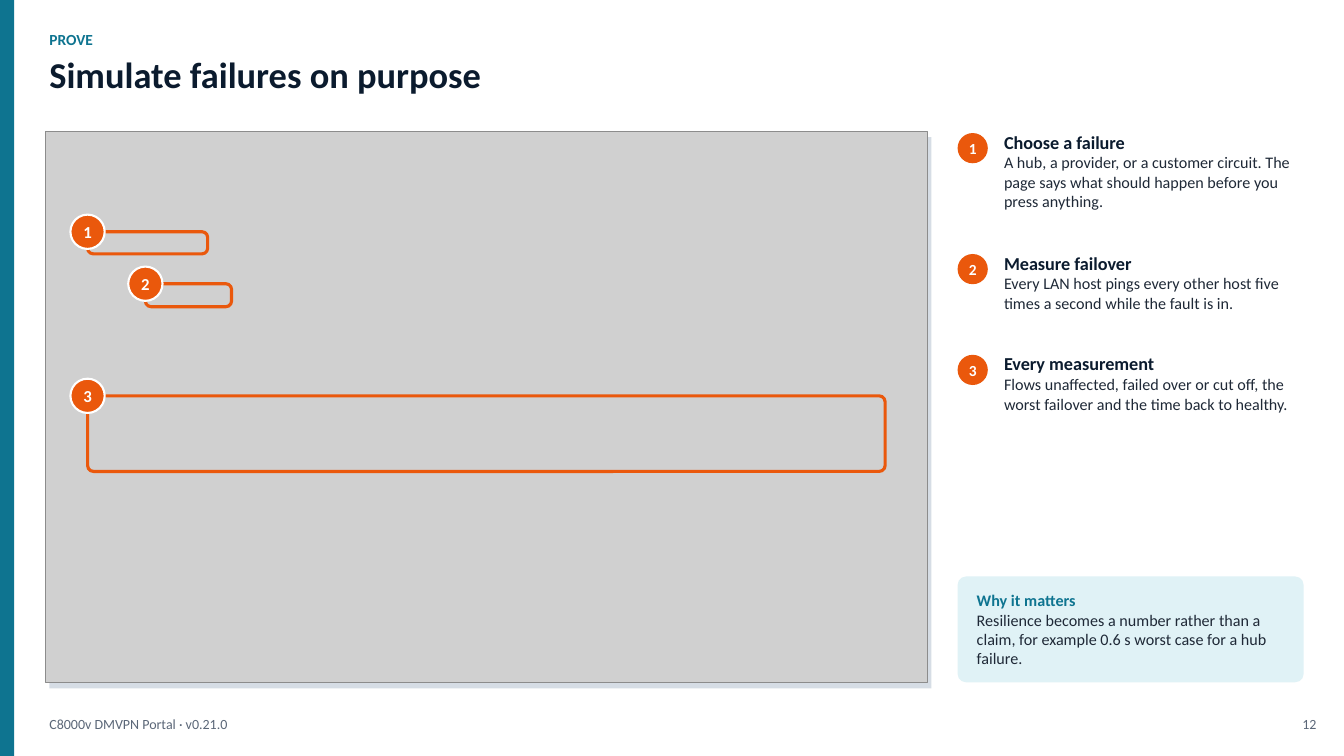
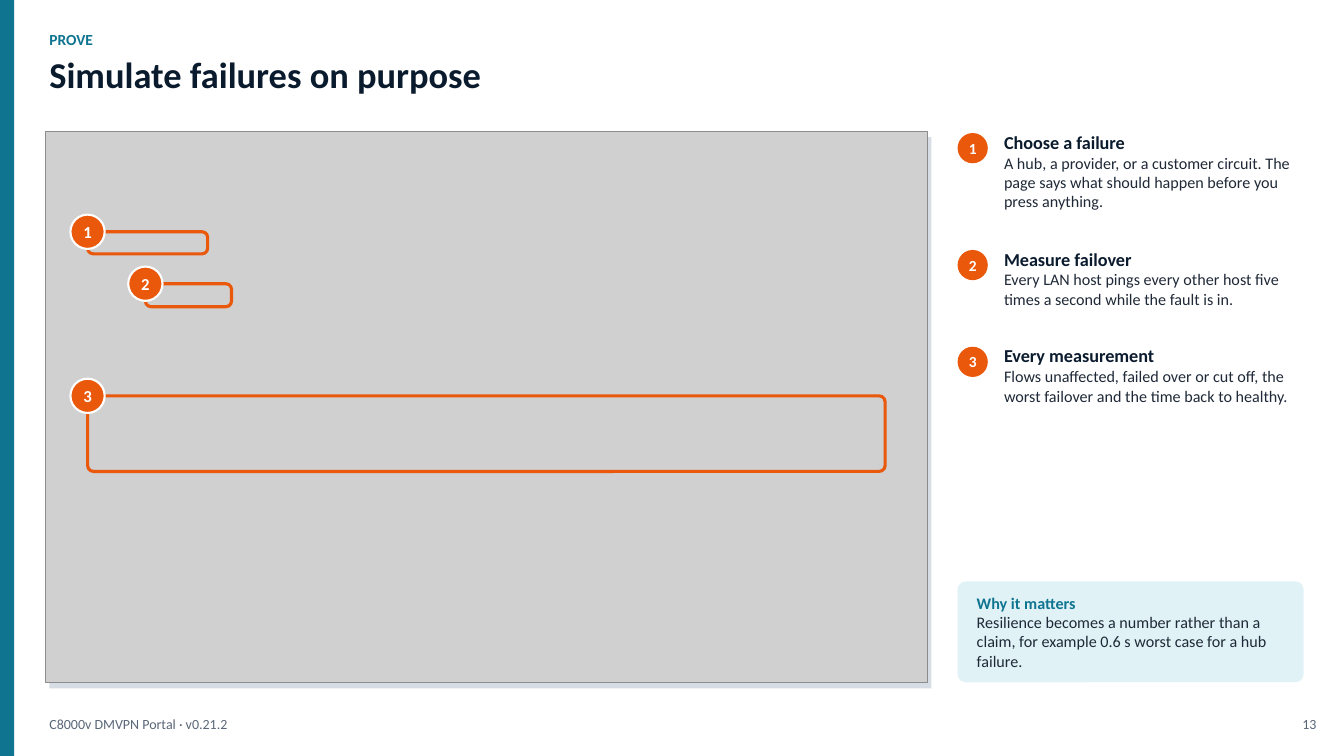
Before and after one commit to dcantor/c8000v-dmvpn-lab, a slide deck: slide 13 of docs/presentation/c8000v-dmvpn-portal.pptx (slide 12 before the commit). Drawn at 1344x756 pixels with LibreOffice and Linux fonts; fonts in the diff are those of the drawing; grey boxes stand for pictures. Boxes give left, top, right and bottom in pixels: in the first picture for what was removed or moved away, otherwise in the second. Text is boxed around its words. In the diff, an @@ line names an element or a change of style, - is before the commit and + after.

```diff
--- a/docs/presentation/c8000v-dmvpn-portal.pptx
+++ b/docs/presentation/c8000v-dmvpn-portal.pptx
@@ ellipse "2" moved from (x1=958, y1=254, x2=988, y2=284) to (x1=958, y1=250, x2=988, y2=280) @@
@@ text "Measure failover" moved from (x1=1004, y1=257, x2=1279, y2=309) to (x1=1004, y1=253, x2=1279, y2=305) @@
@@ ellipse "3" moved from (x1=958, y1=355, x2=988, y2=385) to (x1=958, y1=347, x2=988, y2=377) @@
@@ text "Every measurement" moved from (x1=1004, y1=358, x2=1288, y2=413) to (x1=1004, y1=350, x2=1288, y2=405) @@
@@ rounded rectangle resized from (x1=958, y1=577, x2=1304, y2=683) to (x1=958, y1=582, x2=1304, y2=683) @@
@@ text at (x1=49, y1=719, x2=228, y2=729): text changed @@
-C8000v DMVPN Portal · v0.21.0
+C8000v DMVPN Portal · v0.21.2
@@ text at (x1=1302, y1=720, x2=1316, y2=729): text changed @@
-12
+13
```
Also in this commit, not shown: 22 other slides changed, 16 slides added, 20 other files.
